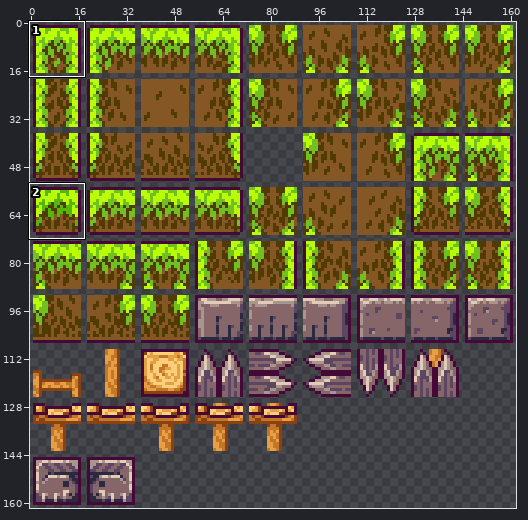
Two versions of one sprite sheet, img/tiles.png. The first picture is a wide view before the edit; the outline marks the close-up.
Close-up. Before the commit:
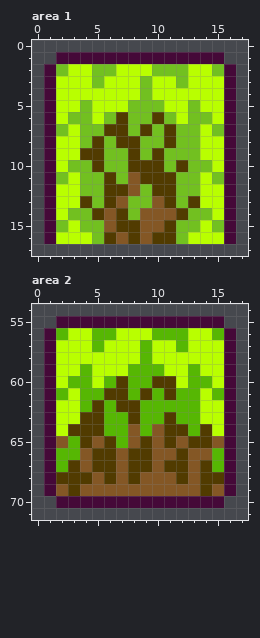
The file is 162x162 pixels. Shown: area 1: x 0..17, y 0..17; area 2: x 0..17, y 54..71. The commit also changed other parts of the picture, which this record leaves out.
The result:
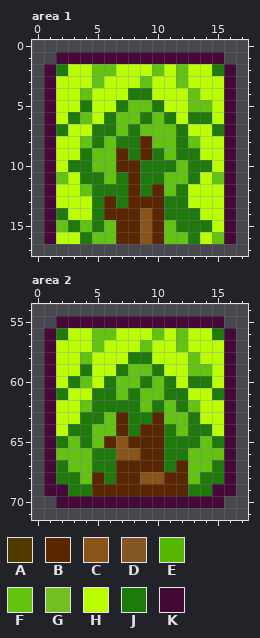
Palette (. is transparent): A #513b00  B #5b2700  C #8b5519  D #845725  E #56b703  F #62c310  G #72c020  H #b9ff00  J #1e7b0b  K #450938
The edit:
{"where": "area 1"}
{"y":2,"x":2,"old":"G","new":"J"}
{"y":2,"x":5,"old":"GG","new":"FF"}
{"y":2,"x":10,"old":"GGG","new":"FHF"}
{"y":2,"x":15,"old":"G","new":"J"}
{"y":3,"x":5,"old":"G","new":"F"}
{"y":3,"x":9,"old":"G","new":"F"}
{"y":3,"x":12,"old":"G","new":"F"}
{"y":4,"x":4,"old":"H","new":"F"}
{"y":4,"x":8,"old":"HG","new":"JJ"}
{"y":4,"x":13,"old":"H","new":"F"}
{"y":5,"x":4,"old":"G","new":"J"}
{"y":5,"x":7,"old":"HGGG","new":"JFFJ"}
{"y":5,"x":13,"old":"GH","new":"FF"}
{"y":6,"x":3,"old":"GG","new":"JF"}
{"y":6,"x":6,"old":"GAGGAG","new":"JFFJFJ"}
{"y":6,"x":13,"old":"GG","new":"JJ"}
{"y":7,"x":2,"old":"G","new":"J"}
{"y":7,"x":4,"old":"GGAAGAGAGG","new":"HJJFJFFFJH"}
{"y":7,"x":15,"old":"G","new":"J"}
{"y":8,"x":4,"old":"GAGAAGGAGG","new":"FJFJJBFFJF"}
{"y":9,"x":4,"old":"AAGGAGAGGG","new":"JFFBJBJFJJ"}
{"y":10,"x":3,"old":"GGAGGAAAGAGG","new":"JJFFBBJJJFJJ"}
{"y":11,"x":2,"old":"G","new":"F"}
{"y":11,"x":4,"old":"GGAGDAAAGG","new":"JJFJBJJFFJ"}
{"y":11,"x":15,"old":"G","new":"F"}
{"y":12,"x":4,"old":"GGAADGAAGG","new":"FJJJBJBFJH"}
{"y":13,"x":4,"old":"AGADGGDAGA","new":"HJBJBBBJJH"}
{"y":14,"x":2,"old":"HGGADAGDDDAGG","new":"JHHJBBBCBJJJH"}
{"y":15,"x":2,"old":"GHGGDAADDAGGHG","new":"FJFJFBBCBFJJJH"}
{"y":16,"x":4,"old":"HGADADAAGH","new":"JFFBBCBFFJ"}
{"y":16,"x":15,"old":"H","new":"F"}
{"where": "area 2"}
{"y":56,"x":2,"old":"E","new":"J"}
{"y":56,"x":5,"old":"EE","new":"FF"}
{"y":56,"x":10,"old":"EEE","new":"FHF"}
{"y":56,"x":15,"old":"E","new":"J"}
{"y":57,"x":5,"old":"E","new":"F"}
{"y":57,"x":9,"old":"E","new":"F"}
{"y":57,"x":12,"old":"E","new":"F"}
{"y":58,"x":4,"old":"H","new":"F"}
{"y":58,"x":8,"old":"HE","new":"JJ"}
{"y":58,"x":13,"old":"H","new":"F"}
{"y":59,"x":4,"old":"E","new":"J"}
{"y":59,"x":7,"old":"HEEE","new":"JFFJ"}
{"y":59,"x":13,"old":"EH","new":"FF"}
{"y":60,"x":3,"old":"EE","new":"JF"}
{"y":60,"x":6,"old":"EAEEAA","new":"JFFJFJ"}
{"y":60,"x":13,"old":"EE","new":"JJ"}
{"y":61,"x":2,"old":"E","new":"J"}
{"y":61,"x":4,"old":"EEAAEAEAEE","new":"HJJFJFFJJH"}
{"y":61,"x":15,"old":"E","new":"J"}
{"y":62,"x":4,"old":"EAEAAEEEEE","new":"FJJJJFJFJF"}
{"y":63,"x":4,"old":"AAEEAEEAEE","new":"JJFBJJBFFJ"}
{"y":64,"x":3,"old":"AAAEEDEDAAEA","new":"JJFFBJBBJFJJ"}
{"y":65,"x":2,"old":"DEADAEDADADAAD","new":"JFJFBCBBBJJJFJ"}
{"y":66,"x":2,"old":"EEDAADAADDADDE","new":"FFFJJCCBBJJFFF"}
{"y":67,"x":2,"old":"EADAADAADAADAE","new":"JFFJJBBBBJBFFJ"}
{"y":68,"x":2,"old":"AAADADADDDADAA","new":"JJFBJBBCCBBFJJ"}
{"y":69,"x":2,"old":"DADDDDDDDDDDAD","new":"KJJBBBBBBBBJJK"}
{"label":"changed","picture_box":[56,64,224,244]}
{"label":"changed","picture_box":[56,328,224,496]}
